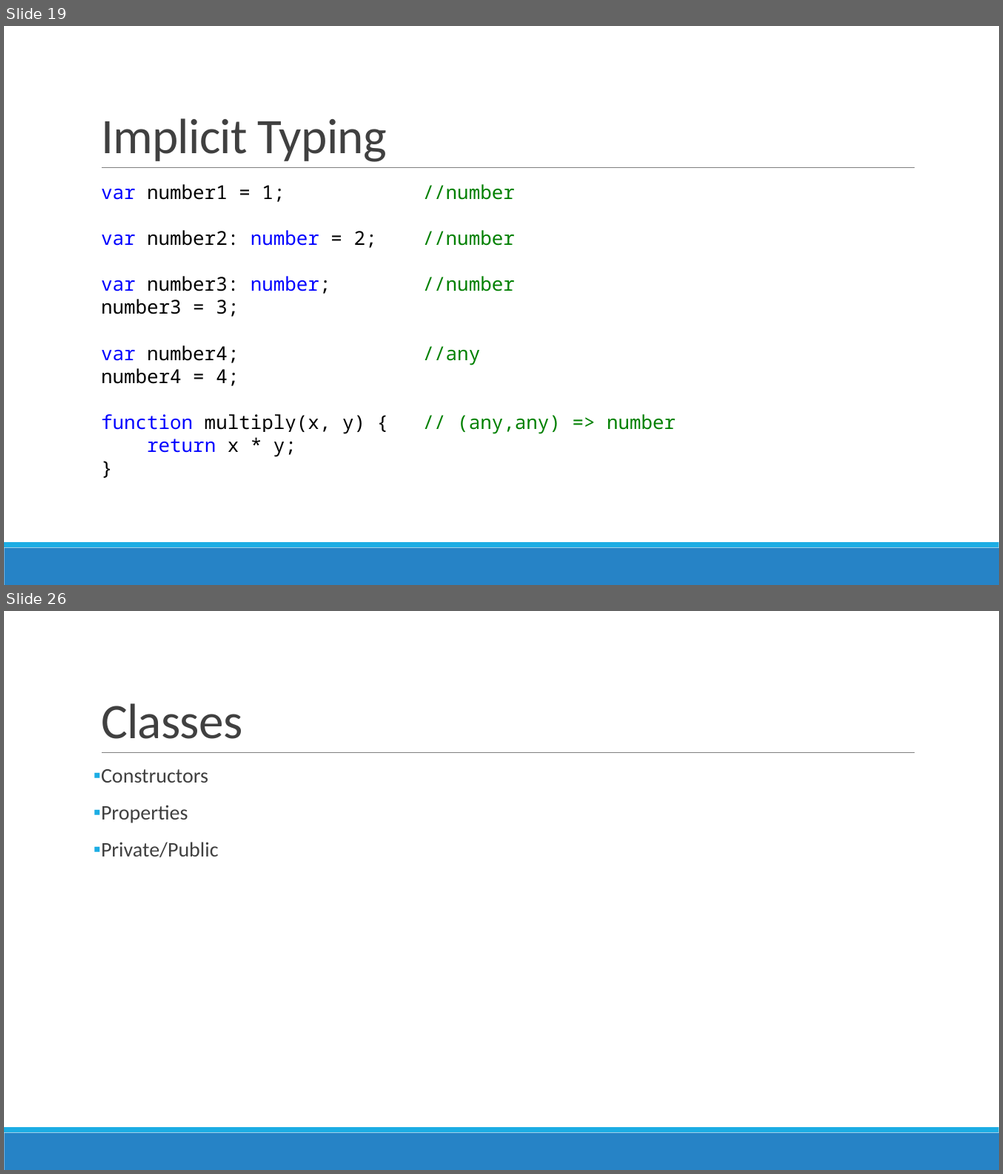
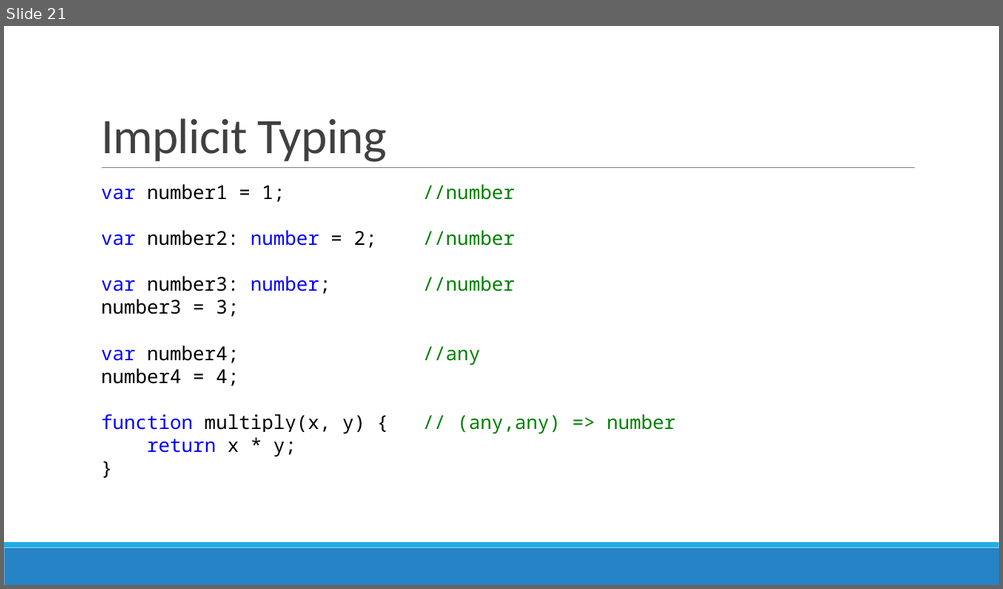
Before and after one commit to jacobladams/presentations, a slide deck: typescript/TypeScript - Beyond JavaScript.pptx. Shown one above the other, each under a label of ours: slides 19 and 26 before the commit, slide 21 after it; the slides between them are not shown. The pictures are 1003x1174 and 1003x589 pixels, drawn with LibreOffice and Linux fonts; fonts in the diff are those of the drawing. Boxes give left, top, right and bottom in pixels: in the first picture for what was removed or moved away, otherwise in the second. Text is boxed around its words. In the diff, an @@ line names an element or a change of style, - is before the commit and + after.

```diff
--- a/typescript/TypeScript - Beyond JavaScript.pptx
+++ b/typescript/TypeScript - Beyond JavaScript.pptx
@@ slide 26 removed at [4, 611, 999, 1170], background #FFFFFF; not listed: 3 template elements that a slide beside it also shows @@
@@ title removed at [101, 703, 242, 739] @@
-Classes
@@ text removed at [101, 769, 219, 857] @@
-▪ Constructors
-▪ Properties
-▪ Private/Public
@@ what was slide 19 is now slide 21 @@
```
Also in this commit, not shown: 8 slides changed, 3 slides added, 11 other slides removed, 2 other files.
